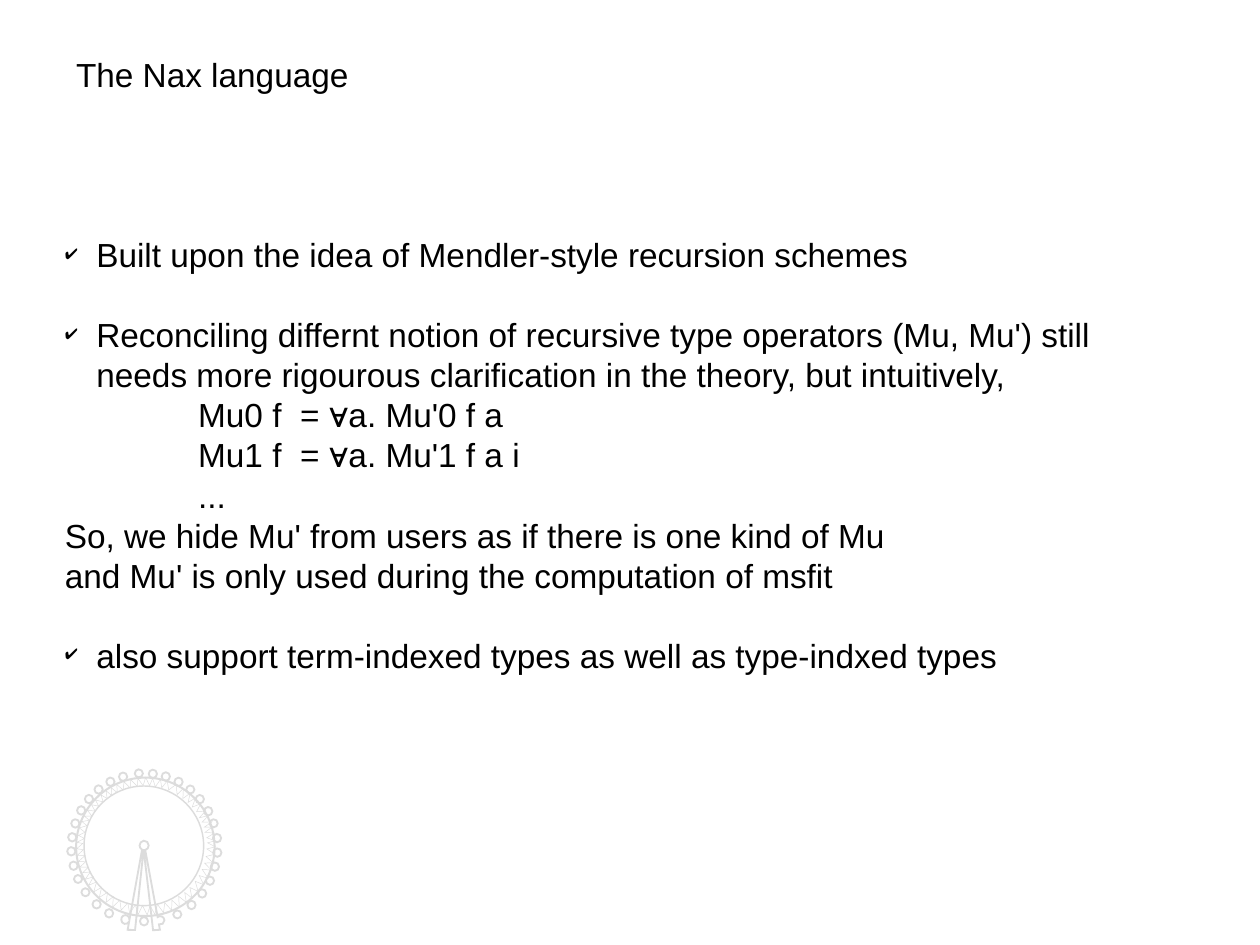
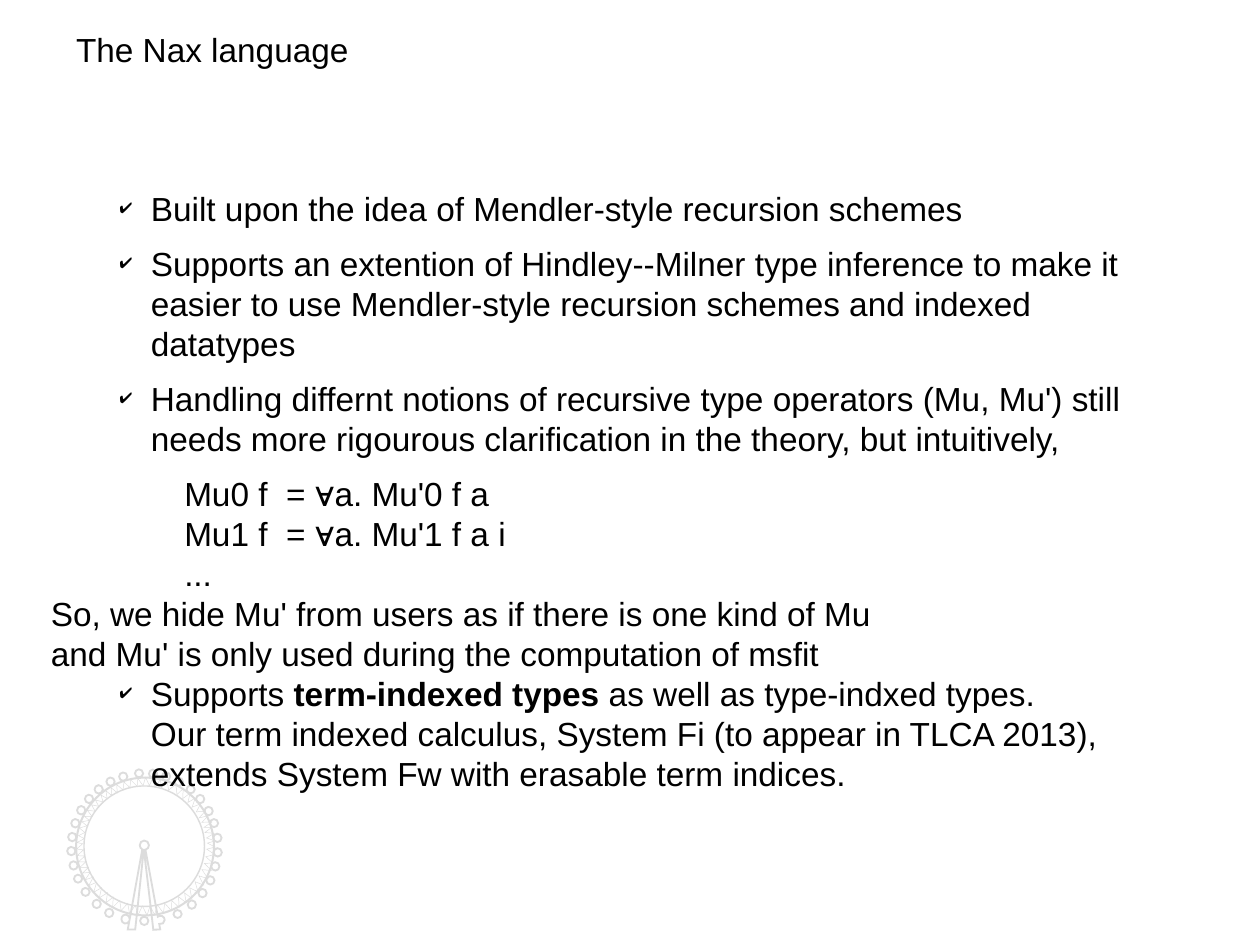
Before and after one commit to kyagrd/naxPapers, a slide deck: slide 13 of draft/TYPES13/ppt/myslide.odp. Drawn at 1260x945 pixels with LibreOffice and Linux fonts; fonts in the diff are those of the drawing. Boxes give left, top, right and bottom in pixels: in the first picture for what was removed or moved away, otherwise in the second. Text is boxed around its words. In the diff, an @@ line names an element or a change of style, - is before the commit and + after.

```diff
--- a/draft/TYPES13/ppt/myslide.odp
+++ b/draft/TYPES13/ppt/myslide.odp
@@ text "The Nax language": place and size @@
-text "The Nax language" at box(76, 63, 348, 93)
+text "The Nax language" at box(76, 38, 348, 68)
@@ text "Built upon the idea of ...": place and size @@
-text "Built upon the idea of ..." at box(65, 243, 1089, 674)
+text "Built upon the idea of ..." at box(51, 197, 1120, 792)
@@ text at box(151, 197, 962, 227): indent changed; more space between paragraphs @@
@@ text at box(151, 252, 1120, 457): text changed @@
-✔ Reconciling differnt notion of recursive type operators (Mu, Mu') still needs more rigourous clarification in the theory, but intuitively,
+✔ Supports an extention of Hindley--Milner type inference to make it easier to use Mendler-style recursion schemes and indexed datatypes
+✔ Handling differnt notions of recursive type operators (Mu, Mu') still needs more rigourous clarification in the theory, but intuitively,
@@ text at box(151, 682, 1096, 792): text changed @@
-✔ also support term-indexed types as well as type-indxed types
+✔ Supports term-indexed types as well as type-indxed types.
+  Our term indexed calculus, System Fi (to appear in TLCA 2013), extends System Fw with erasable term indices.
@@ outline redrawn in 3 elements at box(76, 778, 215, 916), box(67, 770, 222, 930), box(76, 778, 214, 916) @@
```
Also in this commit, not shown: 12 other slides changed, 4 slides added, 2 slides removed, 2 other files.
